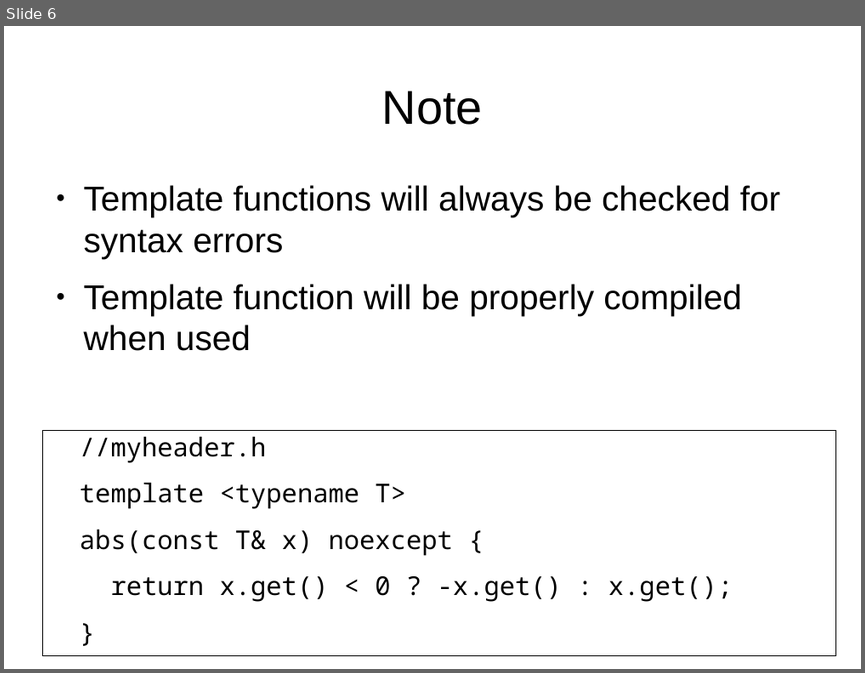
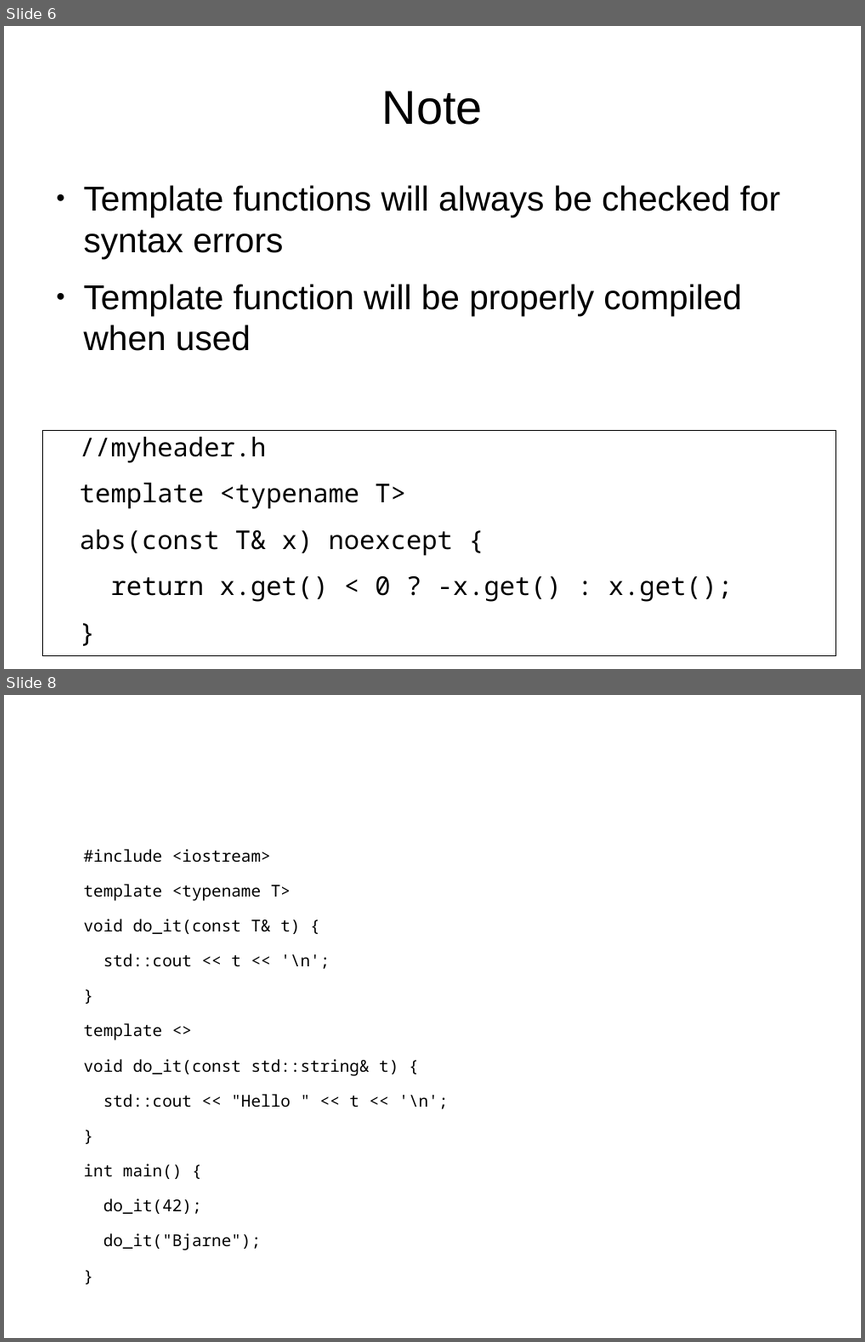
Before and after one commit to richelbilderbeek/CppPresentations, a slide deck: TemplateFunctions/TemplateFunctions.odp. Shown one above the other, each under a label of ours: slide 6 before the commit, slides 6 and 8 after it; the slides between them are not shown. The pictures are 865x673 and 865x1342 pixels, drawn with LibreOffice and Linux fonts; fonts in the diff are those of the drawing. Boxes give left, top, right and bottom in pixels: in the first picture for what was removed or moved away, otherwise in the second. Text is boxed around its words. In the diff, an @@ line names an element or a change of style, - is before the commit and + after.

```diff
--- a/TemplateFunctions/TemplateFunctions.odp
+++ b/TemplateFunctions/TemplateFunctions.odp
@@ slide 8 added at (x1=4, y1=695, x2=861, y2=1338), background #FFFFFF @@
@@ text added at (x1=84, y1=849, x2=448, y2=1213), 15.2 pt, text #000000 @@
+#include <iostream>
+template <typename T>
+void do_it(const T& t) {
+std::cout << t << '\n';
+}
+template <>
+void do_it(const std::string& t) {
+std::cout << "Hello " << t << '\n';
+}
+int main() {
+do_it(42);
+do_it("Bjarne");
+}
```
Also in this commit, not shown: 1 slide changed, 2 other slides added.
